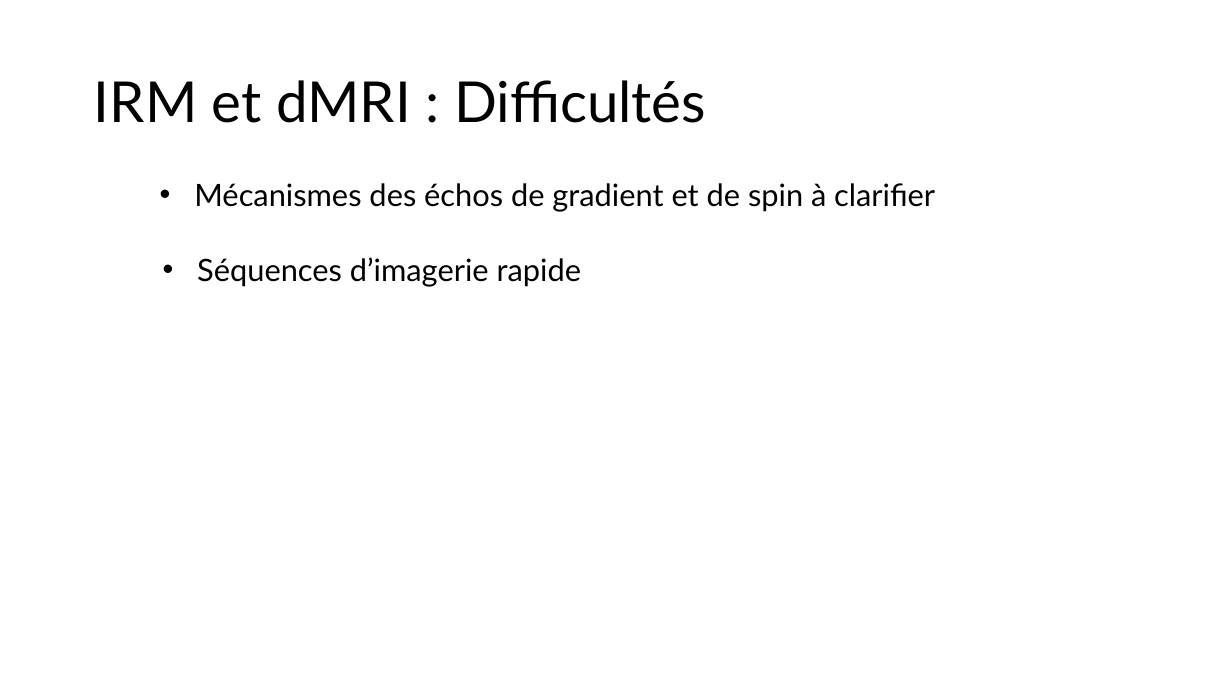
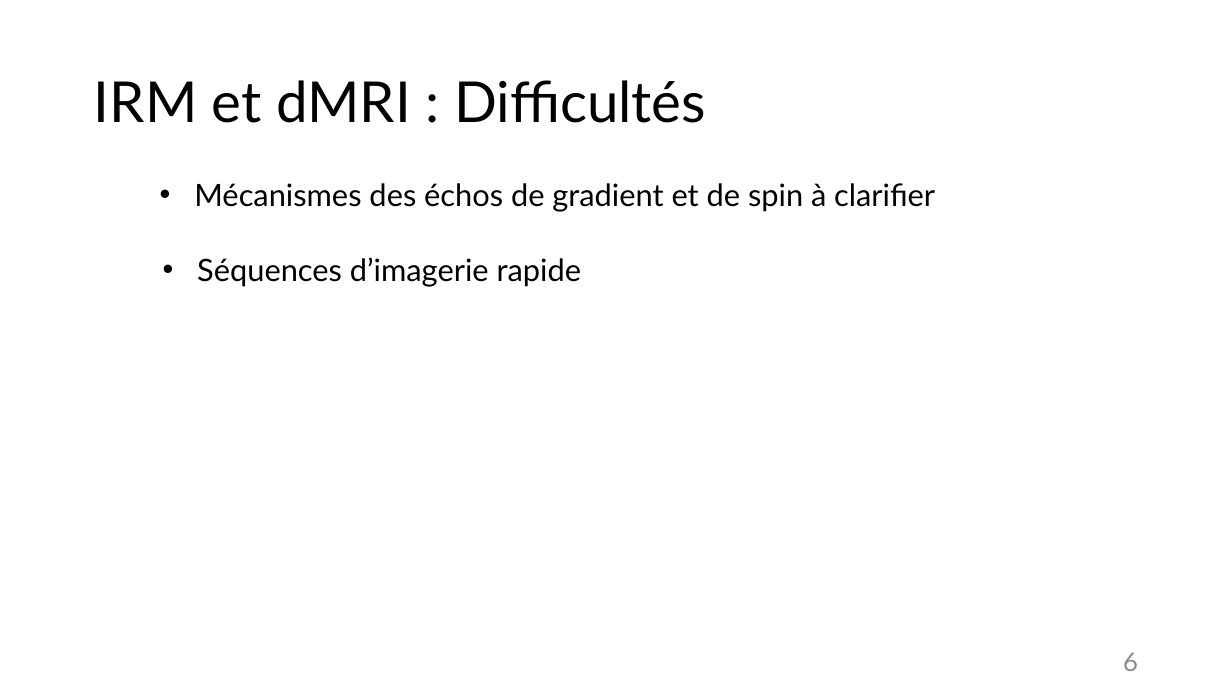
Before and after one commit to Deriorican/Memoire_dRMI_strokes, a slide deck: slide 6 of Présentations/Présentation1.pptx. Drawn at 1232x693 pixels with LibreOffice and Linux fonts; fonts in the diff are those of the drawing. Boxes give left, top, right and bottom in pixels: in the first picture for what was removed or moved away, otherwise in the second. Text is boxed around its words. In the diff, an @@ line names an element or a change of style, - is before the commit and + after.

```diff
--- a/Présentations/Présentation1.pptx
+++ b/Présentations/Présentation1.pptx
@@ page number added at (1123,652,1138,671), 20 pt, text #8C8C8C @@
+6
```
Also in this commit, not shown: 11 other slides changed, 4 slides added.
